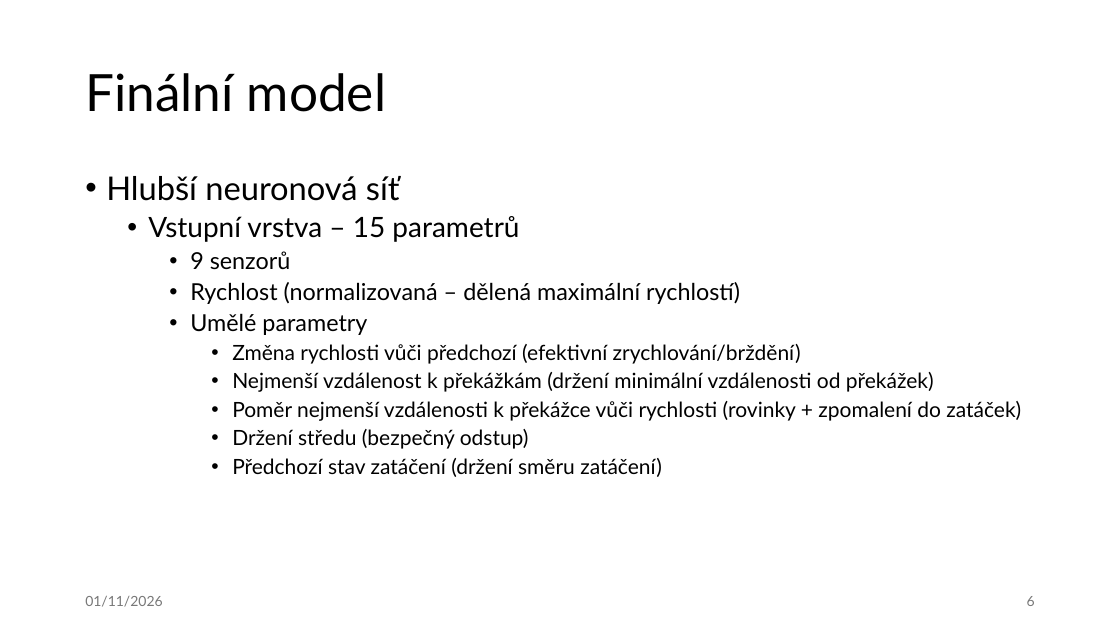
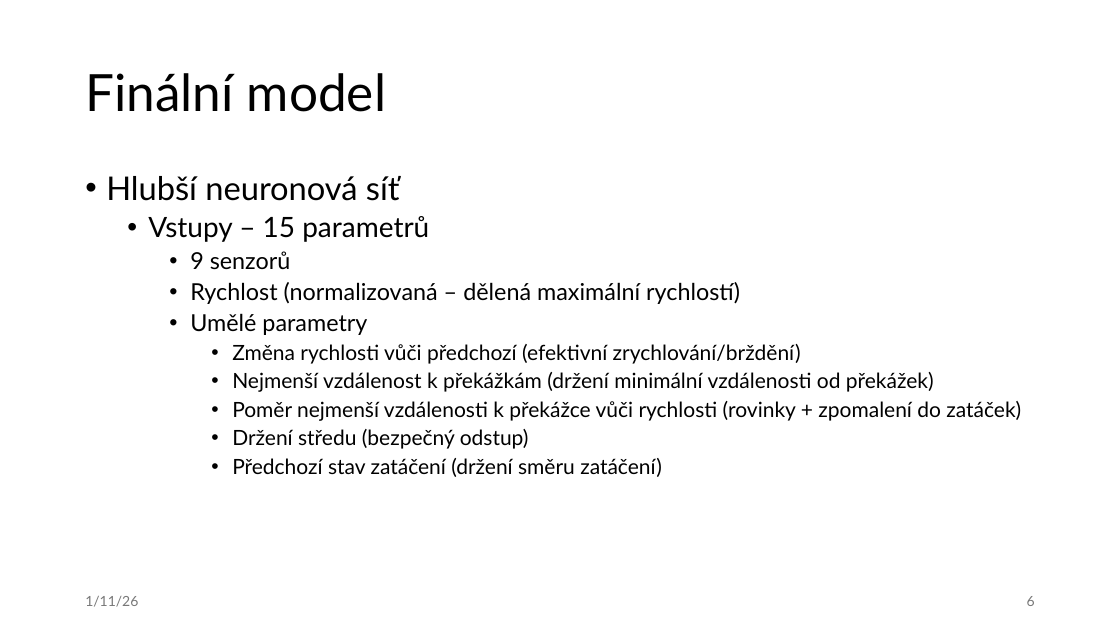
Before and after one commit to MrkacekVladimir/AI_Cart_engine_SNOW, a slide deck: slide 6 of submission/SNOW.pptx. Drawn at 1120x630 pixels with LibreOffice and Linux fonts; fonts in the diff are those of the drawing. Boxes give left, top, right and bottom in pixels: in the first picture for what was removed or moved away, otherwise in the second. Text is boxed around its words. In the diff, an @@ line names an element or a change of style, - is before the commit and + after.

```diff
--- a/submission/SNOW.pptx
+++ b/submission/SNOW.pptx
@@ text at (x1=148, y1=216, x2=429, y2=242): text changed @@
-  • Vstupní vrstva – 15 parametrů
+  • Vstupy – 15 parametrů
@@ text at (x1=85, y1=596, x2=138, y2=607): text changed @@
-01/11/2026
+1/11/26
```
Also in this commit, not shown: 7 other slides changed.
